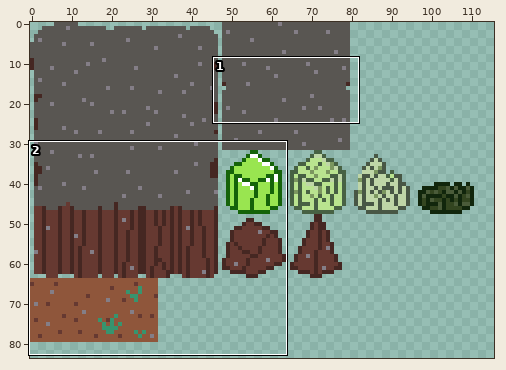
Two states of a sprite sheet, assets/tileset.png. The first picture is a wide view before the edit; the outline marks the close-up.
Close-up. Before:
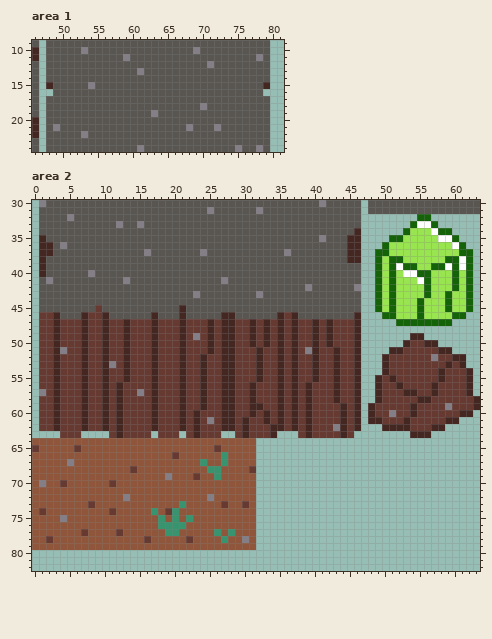
The file is 256x256 pixels. Shown: area 1: x 46..81, y 9..24; area 2: x 0..63, y 30..82. The wide view leaves out empty margins. The commit also changed other parts of the picture, which this record leaves out.
New version:
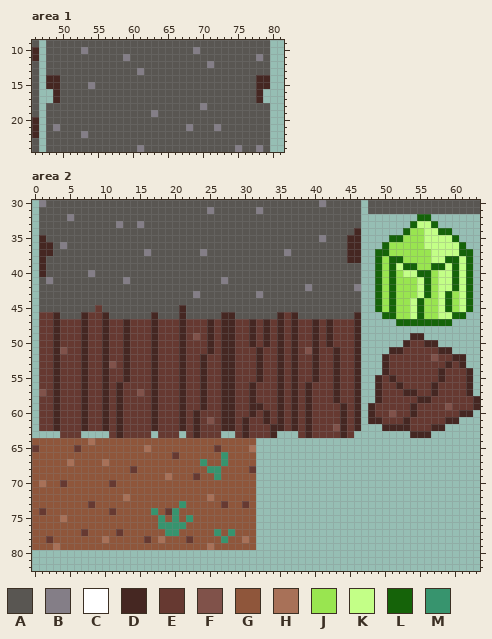
Palette (. is transparent): A #595652  B #847e87  C #ffffff  D #452722  E #663931  F #80524a  G #8f563b  H #a87158  J #99e550  K #c3ff87  L #156309  M #37946e
From old to new:
Area 1:
y 14: x 48..49 AA -> DD; x 78..79 AA -> DD
y 15..16: x 49 A -> D; x 78 A -> D
y 17: x 48..49 AA -> .D; x 78..79 AA -> D.
Area 2:
y 33: x 55..56 CC -> KK
y 34: x 56..57 JC -> KK
y 35: x 56..59 JJCC -> KKKK
y 36: x 56..60 JJJJC -> KKKKK
y 37: x 57..60 JJJJ -> KKKK
y 38: x 57..58 JJ -> KK; x 61 C -> K
y 39: x 52 C -> K; x 59 C -> K; x 61 C -> K
y 40: x 53..54 CC -> KK; x 58..59 JJ -> KK; x 61 J -> K
y 41: x 55 C -> K; x 58..59 JJ -> KK; x 61 J -> K
y 42: x 55 J -> K; x 58..59 JJ -> KK; x 61 J -> K
y 43: x 55 J -> K; x 58 J -> K; x 61 J -> K
y 44..45: x 54 J -> K; x 58 J -> K; x 61 J -> K
y 46: x 54 J -> K; x 58..59 JJ -> KK
y 49: x 23 B -> F
y 51: x 4 B -> F; x 39 B -> F
y 52: x 57 B -> F
y 53: x 11 B -> F
y 57: x 1 B -> F; x 15 B -> F
y 59: x 59 B -> F
y 60: x 51 B -> F
y 61: x 25 B -> F
y 62: x 43 B -> F
y 64: x 8 G -> H
y 65: x 16 G -> H; x 31 G -> H
y 67: x 5 B -> H; x 10 G -> H
y 69: x 19 B -> H
y 70: x 1 B -> H
y 72: x 13 B -> H; x 25 B -> H
y 75: x 4 B -> H
y 78: x 10 G -> H; x 18 G -> H; x 30 B -> H
y 79: x 3 G -> H; x 25 G -> H
